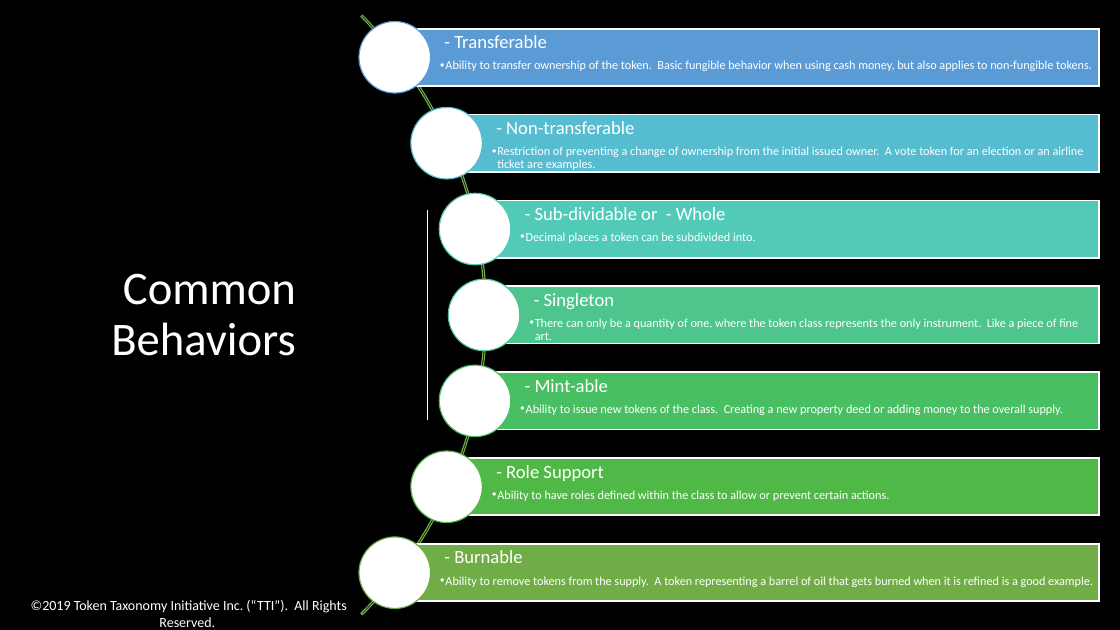
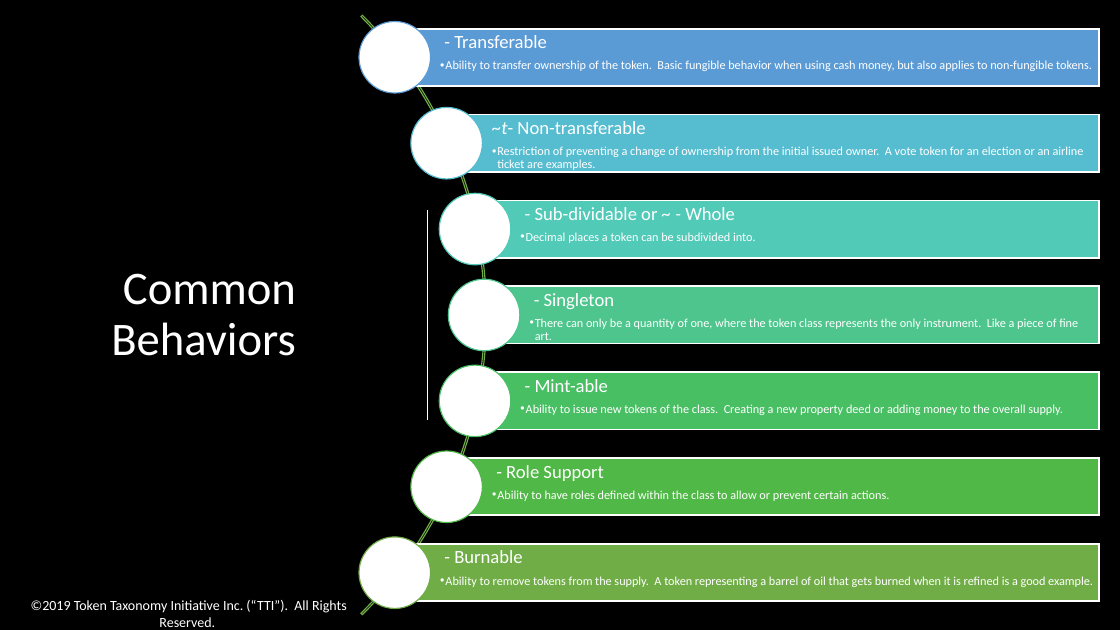
Before and after one commit to vipinsun/TokenTaxonomyFramework-pub, a slide deck: slide 8 of presentations/TTF-Presentation.pptx. Drawn at 1120x630 pixels with LibreOffice and Linux fonts; fonts in the diff are those of the drawing. Boxes give left, top, right and bottom in pixels: in the first picture for what was removed or moved away, otherwise in the second. Text is boxed around its words. In the diff, an @@ line names an element or a change of style, - is before the commit and + after.

```diff
--- a/presentations/TTF-Presentation.pptx
+++ b/presentations/TTF-Presentation.pptx
@@ text at [492, 121, 645, 134]: text changed @@
-- Non-transferable
+~t- Non-transferable
@@ text at [535, 207, 735, 220]: text changed @@
-- Sub-dividable or - Whole
+- Sub-dividable or ~ - Whole
```
Also in this commit, not shown: 12 other slides changed, 30 other files.
